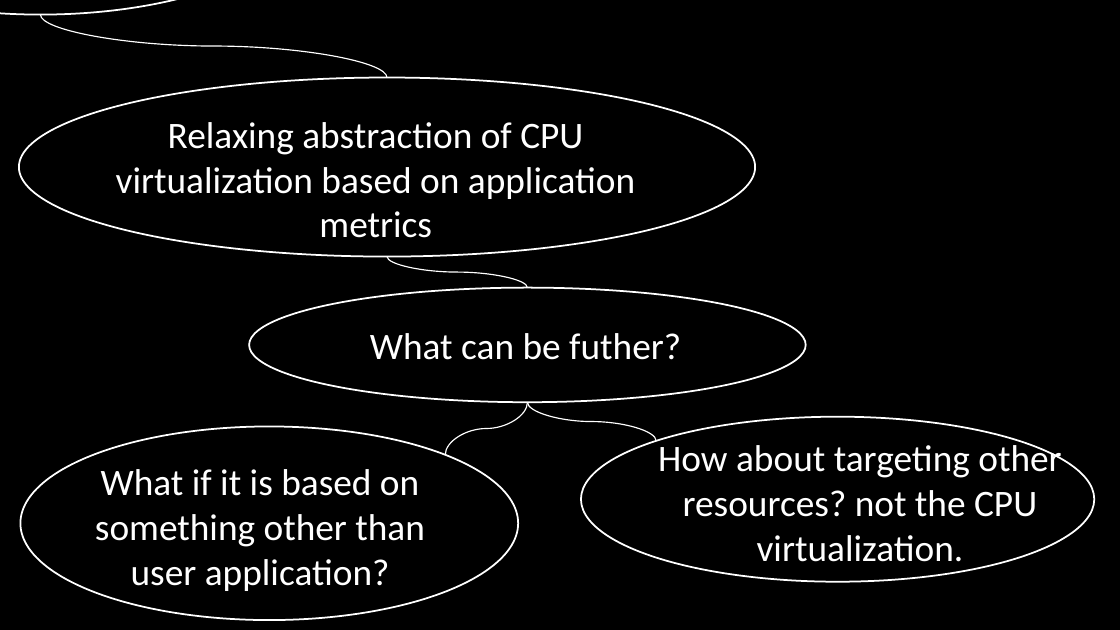
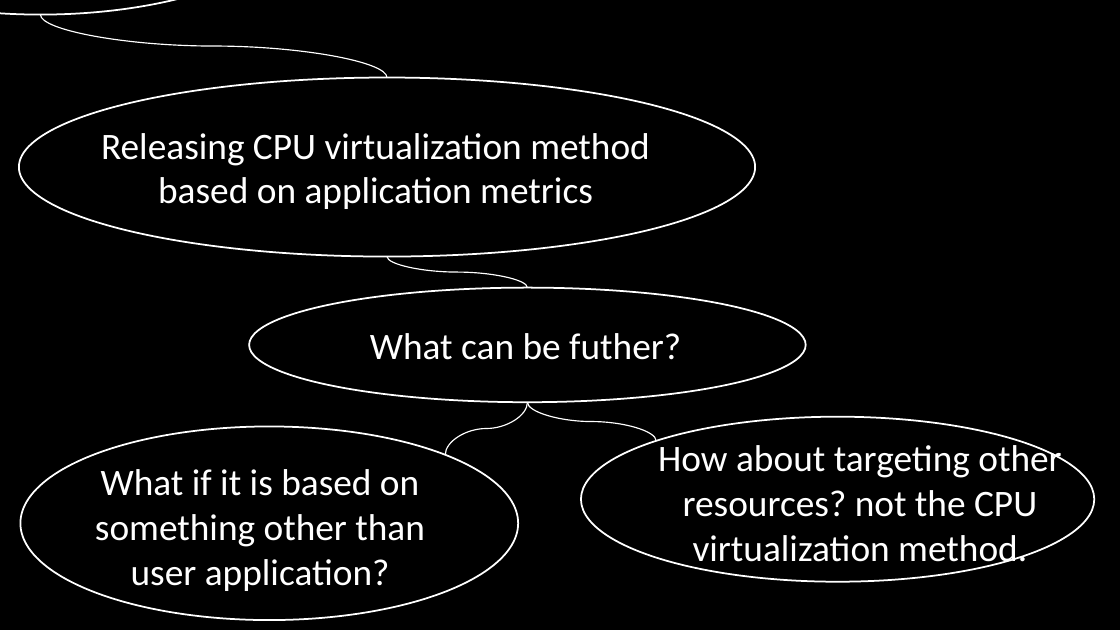
Before and after one commit to minseok127/paper_reviews, a slide deck: slide 27 of operating_system/ghOSt/Shenango.pptx. Drawn at 1120x630 pixels with LibreOffice and Linux fonts; fonts in the diff are those of the drawing. Boxes give left, top, right and bottom in pixels: in the first picture for what was removed or moved away, otherwise in the second. Text is boxed around its words. In the diff, an @@ line names an element or a change of style, - is before the commit and + after.

```diff
--- a/operating_system/ghOSt/Shenango.pptx
+++ b/operating_system/ghOSt/Shenango.pptx
@@ text at (x1=101, y1=133, x2=650, y2=209): text changed @@
-Relaxing abstraction of CPU virtualization based on application metrics
+Releasing CPU virtualization method based on application metrics
@@ text at (x1=658, y1=440, x2=1061, y2=571): text changed @@
-How about targeting other resources? not the CPU virtualization.
+How about targeting other resources? not the CPU virtualization method.
```
Also in this commit, not shown: 3 other slides changed, 2 slides added, 1 other file.
